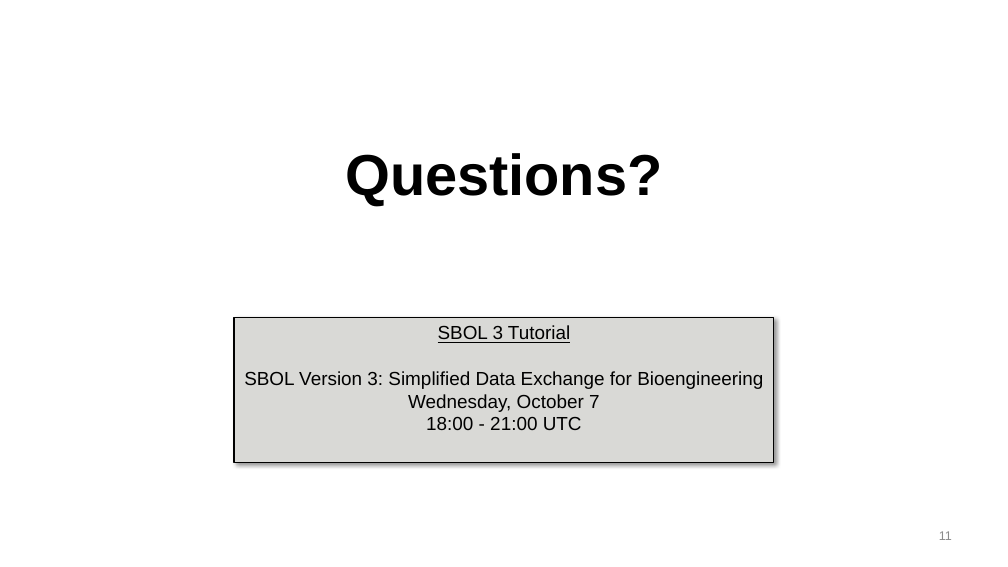
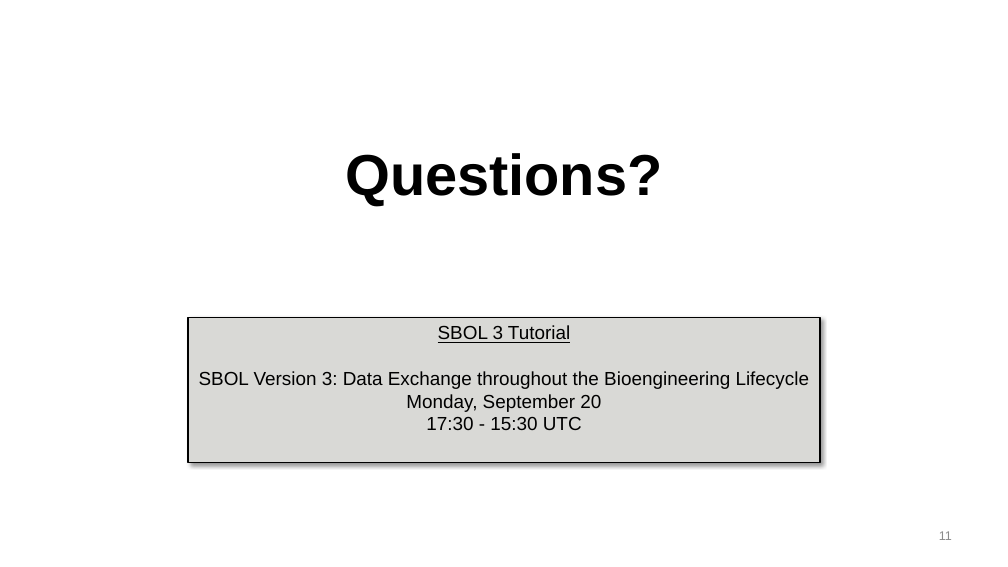
Before and after one commit to SynBioDex/Community-Media, a slide deck: slide 11 of 2021/IWBDA21/pySBOL3-IWBDA-2021.pptx. Drawn at 1008x567 pixels with LibreOffice and Linux fonts; fonts in the diff are those of the drawing; background and template pictures are left out. Boxes give left, top, right and bottom in pixels: in the first picture for what was removed or moved away, otherwise in the second. Text is boxed around its words. In the diff, an @@ line names an element or a change of style, - is before the commit and + after.

```diff
--- a/2021/IWBDA21/pySBOL3-IWBDA-2021.pptx
+++ b/2021/IWBDA21/pySBOL3-IWBDA-2021.pptx
@@ rectangle "SBOL 3 Tutorial" resized from (x1=234, y1=318, x2=774, y2=463) to (x1=188, y1=318, x2=820, y2=463) @@
@@ text in rectangle at (x1=199, y1=371, x2=809, y2=430): text changed @@
-SBOL Version 3: Simplified Data Exchange for Bioengineering
-Wednesday, October 7
-18:00 - 21:00 UTC
+SBOL Version 3: Data Exchange throughout the Bioengineering Lifecycle
+Monday, September 20
+17:30 - 15:30 UTC
```
Also in this commit, not shown: 3 other slides changed.
